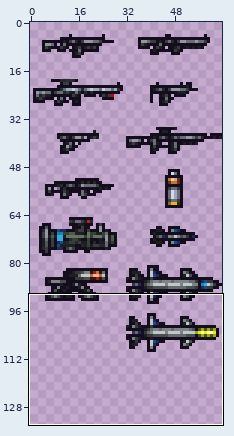
A sprite sheet gets an edit: Hope_TFlippy_TerritoryControl_Structures/Entities/Structures/Factories/ChickenAssembler/ChickenAssemblerIcons.png. Above: a wide view before the commit, with the close-up outlined.
Close-up. The starting point:
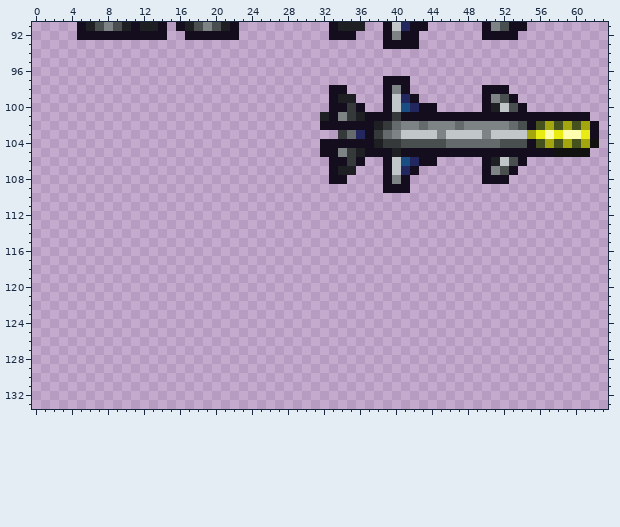
The file is 64x144 pixels. Colours within 5 levels of each other are drawn and written as one. Shown: x 0..63, y 91..133. The old version is drawn lined up with the new one. The wide view leaves out empty margins.
New version:
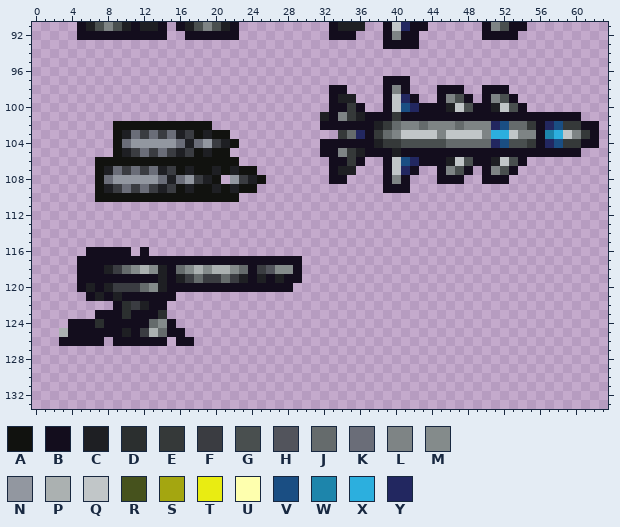
Palette (. is transparent): A #11120f  B #130d1d  C #1e1f23  D #2b2f2f  E #353939  F #3a3c41  G #494f4f  H #52545c  J #656b6c  K #6a6d78  L #7e8485  M #848b8b  N #9297a0  P #abb1b1  Q #c1c6c8  R #46521d  S #a4a610  T #e9ec12  U #feffae  V #1a4e83  W #1d85ab  X #2cafde  Y #222760
From old to new:
drawings rearranged on the sheet (the old picture shows each at its new place; 4 dropped ones are not shown)
y 98: x 45..47 ... -> BBB
y 99: x 45..48 .... -> BLGB
y 100: x 45..49 ..... -> BCQGB
y 101: x 61 B -> .
y 102: x 9..19 ........... -> AAAAAAAAAAA; x 51..52 LL -> YV; x 54..61 GBRSRSRS -> JEBYVEEB
y 103: x 9..21 ............. -> ACKFKFKCFACAA; x 51..52 QQ -> XX; x 54..61 QSTUTUUT -> LLBWXQLE
y 104: x 9..22 .............. -> AKNNNNNKCKNFCA; x 51..52 JG -> YV; x 55..62 BRSRSRSA -> EBYVEEBB
y 105: x 9..21 ............. -> ACFKFKFCFACAA; x 58..61 AAAA -> BBB.
y 106: x 7..22 ................ -> AAAAAAAAAAAAAAAA; x 45..49 ..... -> BCQGB
y 107: x 7..24 .................. -> ACKFKFKCFACAACACAA; x 45..48 .... -> BLGB
y 108: x 7..20 .............. -> AKNNNNNKCKNFCA; x 22..25 .... -> NFCA; x 45..47 ... -> BBB
y 109: x 7..24 .................. -> ACFKFKFCFACAACACAA
y 110: x 7..22 ................ -> AAAAAAAAAAAAAAAA
y 116: x 6..10 ..... -> BBBBB; x 12 . -> B
y 117: x 5..29 ......................... -> BBBBBBBBBBBBBBBBBBBBBBBBB
y 118: x 5..29 ......................... -> BBBCFJMPMCBJMPMPPMJBFHMMB
y 119: x 5..29 ......................... -> BBBBBBBBBCBCFJFFJFCBCBCBB
y 120: x 5..28 ........................ -> BCBCFFFJMCBBBBBBBBBBBBBB
y 121: x 6..15 .......... -> BCBCBBBBBB
y 122: x 9..14 ...... -> BDFCBB
y 123: x 7..14 ........ -> BBBDBBBD
y 124: x 4..15 ............ -> BBBDBBBBBJMB
y 125: x 3..16 .............. -> PBBBBBBCBFPJBB
y 126: x 3..7 ..... -> BBBBB; x 9..14 ...... -> BBBBBB; x 16..17 .. -> BB
Changed places in both close-ups, as pixel boxes (x1, y1, x2, y2):
changed: (437, 85, 599, 184)
added: (95, 121, 266, 202)
added: (59, 247, 302, 346)
